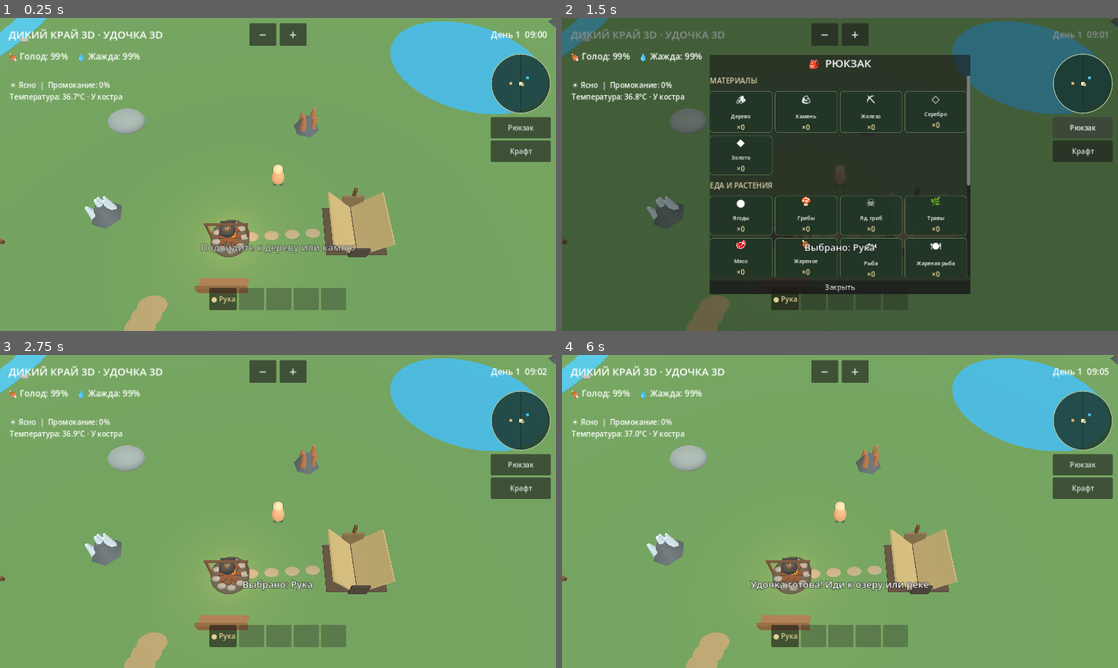
Above: before the commit, frames 1-4 (two rows, left to right).
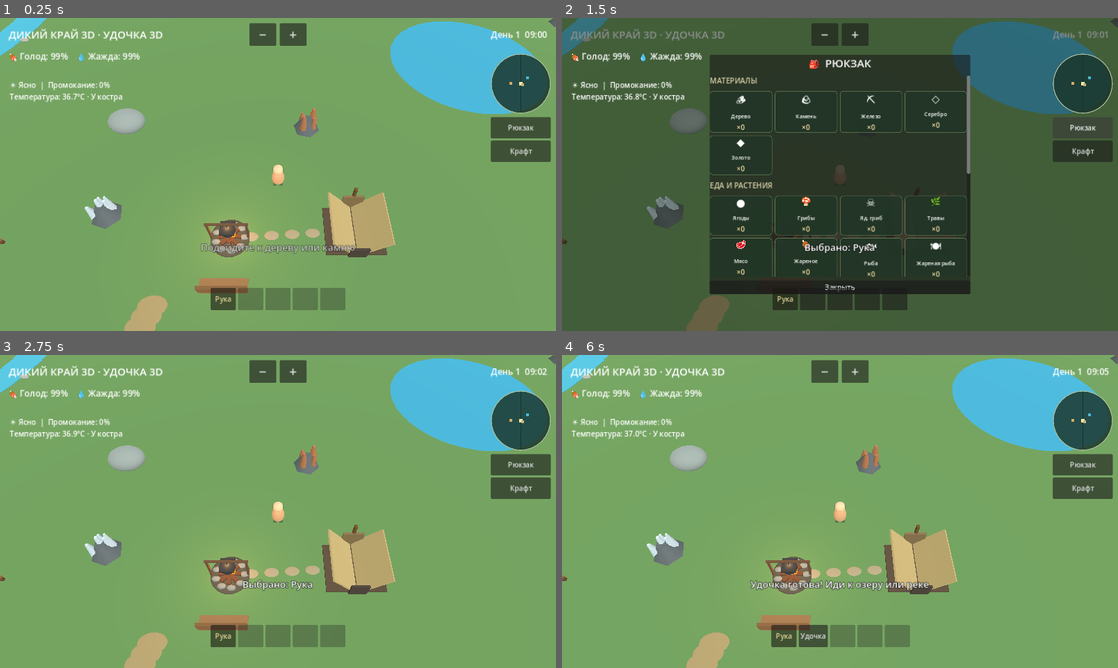
Above: after the commit, the same moments.

Repository: hjz2tz7cgv-ctrl/DikiyKrayGodot
Game: Godot game, scene res://scenes/main.tscn
The game is run twice, just before and just after one commit, with the same random seed, the same clock (stepped at 60 frames per second) and the same inputs.
Inputs (mouse positions are in pixels of both pictures, inside the frame that each line leads up to):
- Up to frame 1 (0.25 s): no input
- Up to frame 2 (1.5 s): click (784, 299) at 0.5 s, where only the run after the commit has a clickable "Рука"; click "Рюкзак" at 1.25 s
- Up to frame 3 (2.75 s): click "Закрыть" at 2 s
- Up to frame 4 (6 s): click (784, 636) at 2.75 s, where only the run before the commit has a clickable "● Рука"; click "Крафт" at 3.5 s; click "ТЕСТ: +100 каждого ресурса" at 4.25 s; click "Изготовить удочку\n4 древесин…" at 5 s; click (812, 636) at 5.75 s, where only the run after the commit has a clickable "Удочка"

The runs differ from the first frame. In frame 1, 0.2% of the frame differs, in the area x 37-63%, y 86-94%; in frame 2, 0.2%; in frame 3, 0.2%; in frame 4, 0.6%, in the area x 38-63%, y 86-94%.

Commit message:
Add files via upload

Diff:
--- a/scripts/main.gd
+++ b/scripts/main.gd
@@ -117,6 +117,15 @@
 var equipped_tool := "hand"
 var quickbar: HBoxContainer
 var quickbar_buttons: Dictionary = {}
+# Пять фиксированных ячеек, первая всегда рука.
+var quick_slots: Array[String] = ["hand", "", "", "", ""]
+var stored_tools: Array[String] = []
+var transfer_source := ""
+var transfer_index := -1
+var bag_tool_grid: GridContainer
+var bag_tool_signature := ""
+const TOOL_LABELS := {"hand":"Рука", "spear":"Копьё", "pickaxe":"Кирка", "shovel":"Лопата", "rod":"Удочка"}
+
 var pickaxe_recipe_button: Button
 var hunt_target := -1
 var attack_cooldown := 0.0
@@ -581,6 +590,7 @@
         inventory["wood"] -= 4
         inventory["herb"] -= 2
         has_fishing_rod = true
+        _register_new_tool("rod")
         status_message = "Удочка готова! Иди к озеру или реке"
     _update_ui()
 
@@ -1435,6 +1445,13 @@
         ["berry", "Ягоды", "●"], ["mushroom", "Грибы", "🍄"],
         ["poison_mushroom", "Яд. гриб", "☠"], ["herb", "Травы", "🌿"],
         ["meat", "Мясо", "🥩"], ["cooked_meat", "Жареное", "🍖"], ["fish", "Рыба", "🐟"], ["cooked_fish", "Жареная рыба", "🍽"]])
+    var tools_heading := Label.new()
+    tools_heading.text = "ИНСТРУМЕНТЫ — НАЖМИ НА ПРЕДМЕТ, ЗАТЕМ НА ЯЧЕЙКУ"
+    tools_heading.autowrap_mode = TextServer.AUTOWRAP_WORD_SMART
+    sections.add_child(tools_heading)
+    bag_tool_grid = GridContainer.new()
+    bag_tool_grid.columns = 4
+    sections.add_child(bag_tool_grid)
     _add_bag_section(sections, "СНАРЯЖЕНИЕ", [
         ["spear_tool", "Копьё", "⚔"], ["pickaxe_tool", "Кирка", "⛏"],
         ["shovel_tool", "Лопата", "♠"], ["iron_tool", "Инструмент", "⚒"],
@@ -1483,7 +1500,7 @@
     quickbar.offset_right = 158.0
     quickbar.offset_top = -99.0
     quickbar.offset_bottom = -48.0
-    for tool_id in ["hand", "spear", "pickaxe", "shovel", "bow"]:
+    for tool_id in ["0", "1", "2", "3", "4"]:
         var tool_button := Button.new()
         tool_button.custom_minimum_size = Vector2(58, 48)
         tool_button.focus_mode = Control.FOCUS_NONE
@@ -2301,6 +2318,8 @@
         return has_pickaxe
     if tool_id == "shovel":
         return has_shovel
+    if tool_id == "rod":
+        return has_fishing_rod
     return false # Меч и лук добавим вместе с их крафтом и механиками.
 
 func _select_quick_tool(tool_id: String) -> void:
@@ -2312,36 +2331,103 @@
     status_message = "Выбрано: " + {"hand":"Рука", "spear":"Копьё", "pickaxe":"Кирка", "shovel":"Лопата"}.get(tool_id, tool_id)
     _update_ui()
 
+func _register_new_tool(tool_id: String) -> void:
+    if quick_slots.has(tool_id) or stored_tools.has(tool_id):
+        return
+    for i in range(1, 5):
+        if quick_slots[i].is_empty():
+            quick_slots[i] = tool_id
+            return
+    stored_tools.append(tool_id)
+
+func _sync_owned_tools() -> void:
+    for tool_id in ["spear", "pickaxe", "shovel", "rod"]:
+        if _tool_owned(tool_id):
+            _register_new_tool(tool_id)
+    if equipped_tool != "hand" and not quick_slots.has(equipped_tool):
+        equipped_tool = "hand"
+
+func _quick_slot_pressed(index: int) -> void:
+    if bag_panel.visible:
+        _transfer_item("quick", index)
+        return
+    var tool_id: String = quick_slots[index]
+    if not tool_id.is_empty():
+        _select_quick_tool(tool_id)
+
+func _bag_tool_pressed(index: int) -> void:
+    _transfer_item("bag", index)
+
+func _transfer_item(kind: String, index: int) -> void:
+    if transfer_source.is_empty():
+        if kind == "quick" and index > 0 and not quick_slots[index].is_empty():
+            transfer_source = kind
+            transfer_index = index
+        elif kind == "bag" and index < stored_tools.size() and not stored_tools[index].is_empty():
+            transfer_source = kind
+            transfer_index = index
+    else:
+        if kind == "quick" and index == 0:
+            transfer_source = ""
+            transfer_index = -1
+            return
+        var moving: String = quick_slots[transfer_index] if transfer_source == "quick" else stored_tools[transfer_index]
+        var displaced: String = quick_slots[index] if kind == "quick" else stored_tools[index]
+        if transfer_source == "quick":
+            quick_slots[transfer_index] = displaced if kind == "quick" else ""
+        else:
+            stored_tools[transfer_index] = displaced if kind == "bag" else ""
+        if kind == "quick":
+            quick_slots[index] = moving
+        else:
+            if index == stored_tools.size():
+                stored_tools.append(moving)
+            else:
+                stored_tools[index] = moving
+        # Пустые ячейки в рюкзаке убираем после переноса.
+        stored_tools = stored_tools.filter(func(value: String) -> bool: return not value.is_empty())
+        transfer_source = ""
+        transfer_index = -1
+        if not quick_slots.has(equipped_tool):
+            equipped_tool = "hand"
+    _update_ui()
+
+func _refresh_bag_tools() -> void:
+    if bag_tool_grid == null or not bag_panel.visible:
+        return
+    var signature := str(stored_tools) + transfer_source + str(transfer_index)
+    if signature == bag_tool_signature:
+        return
+    bag_tool_signature = signature
+    for child in bag_tool_grid.get_children():
+        bag_tool_grid.remove_child(child)
+        child.queue_free()
+    # Дополнительная пустая ячейка позволяет положить предмет в рюкзак.
+    for i in range(stored_tools.size() + 1):
+        var tool_id: String = stored_tools[i] if i < stored_tools.size() else ""
+        var button := Button.new()
+        button.custom_minimum_size = Vector2(100, 58)
+        button.text = str(TOOL_LABELS.get(tool_id, "＋ Пусто"))
+        if transfer_source == "bag" and transfer_index == i:
+            button.text = "✓ " + button.text
+        button.pressed.connect(_bag_tool_pressed.bind(i))
+        bag_tool_grid.add_child(button)
+
 func _refresh_quickbar() -> void:
-    # Только рука видна при старте. Прочие слоты полностью пустые до крафта.
-    # После крафта инструменты занимают свободные ячейки по порядку.
-    var owned_tools: Array[String] = ["hand"]
-    if has_spear:
-        owned_tools.append("spear")
-    if has_pickaxe:
-        owned_tools.append("pickaxe")
-    if has_shovel:
-        owned_tools.append("shovel")
-    var labels := {"hand": "Рука", "spear": "Копьё", "pickaxe": "Кирка", "shovel": "Лопата"}
-    var slot_ids := ["hand", "spear", "pickaxe", "shovel", "bow"]
-    for slot_index in range(slot_ids.size()):
-        var button: Button = quickbar_buttons[slot_ids[slot_index]]
-        if slot_index < owned_tools.size():
-            var tool_id: String = owned_tools[slot_index]
-            button.text = ("● " if equipped_tool == tool_id else "") + ("Жел. кирка" if tool_id == "pickaxe" and has_iron_tool else str(labels[tool_id]))
-            button.disabled = false
-            button.modulate = Color(1.0, 0.94, 0.67) if equipped_tool == tool_id else Color(1, 1, 1)
-            # При заполнении слотов переназначаем действие на нужный инструмент.
-            for connection in button.pressed.get_connections():
-                button.pressed.disconnect(connection["callable"])
-            button.pressed.connect(_select_quick_tool.bind(tool_id))
-        else:
-            button.text = ""
-            button.tooltip_text = ""
-            for connection in button.pressed.get_connections():
-                button.pressed.disconnect(connection["callable"])
-            button.disabled = true
-            button.modulate = Color(1, 1, 1)
+    _sync_owned_tools()
+    for i in range(5):
+        var button: Button = quickbar_buttons[str(i)]
+        var tool_id: String = quick_slots[i]
+        button.text = str(TOOL_LABELS.get(tool_id, ""))
+        if tool_id == "pickaxe" and has_iron_tool:
+            button.text = "Жел. кирка"
+        if transfer_source == "quick" and transfer_index == i:
+            button.text = "✓ " + button.text
+        button.disabled = tool_id.is_empty() and not bag_panel.visible
+        button.modulate = Color(1.0, 0.94, 0.67) if equipped_tool == tool_id and not tool_id.is_empty() else Color.WHITE
+        for connection in button.pressed.get_connections():
+            button.pressed.disconnect(connection["callable"])
+        button.pressed.connect(_quick_slot_pressed.bind(i))
 
 func _craft_spear() -> void:
     if has_spear:
@@ -2350,6 +2436,7 @@
         inventory["wood"] -= 3
         inventory["stone"] -= 1
         has_spear = true
+        _register_new_tool("spear")
         equipped_tool = "spear"
         status_message = "Деревянное копьё готово! Нажми на животное"
     else:
@@ -2363,6 +2450,7 @@
         inventory["wood"] -= 3
         inventory["stone"] -= 2
         has_pickaxe = true
+        _register_new_tool("pickaxe")
         equipped_tool = "pickaxe"
         status_message = "Кирка готова! Теперь можно добывать крупные камни"
     else:
@@ -2435,6 +2523,9 @@
         _cancel_build_placement()
     bag_panel.visible = not bag_panel.visible
     if bag_panel.visible:
+        bag_tool_signature = ""
+        transfer_source = ""
+        transfer_index = -1
         _release_gameplay_touches()
         storage_panel.visible = false
         action_menu.visible = false
@@ -2482,6 +2573,7 @@
         var minute := int((day_clock - floor(day_clock)) * 60.0)
         time_label.text = "День %d  %02d:%02d" % [day_count, hour, minute]
     if bag_panel.visible:
+        _refresh_bag_tools()
         for key in bag_item_counts.keys():
             var amount := 0
             match str(key):
